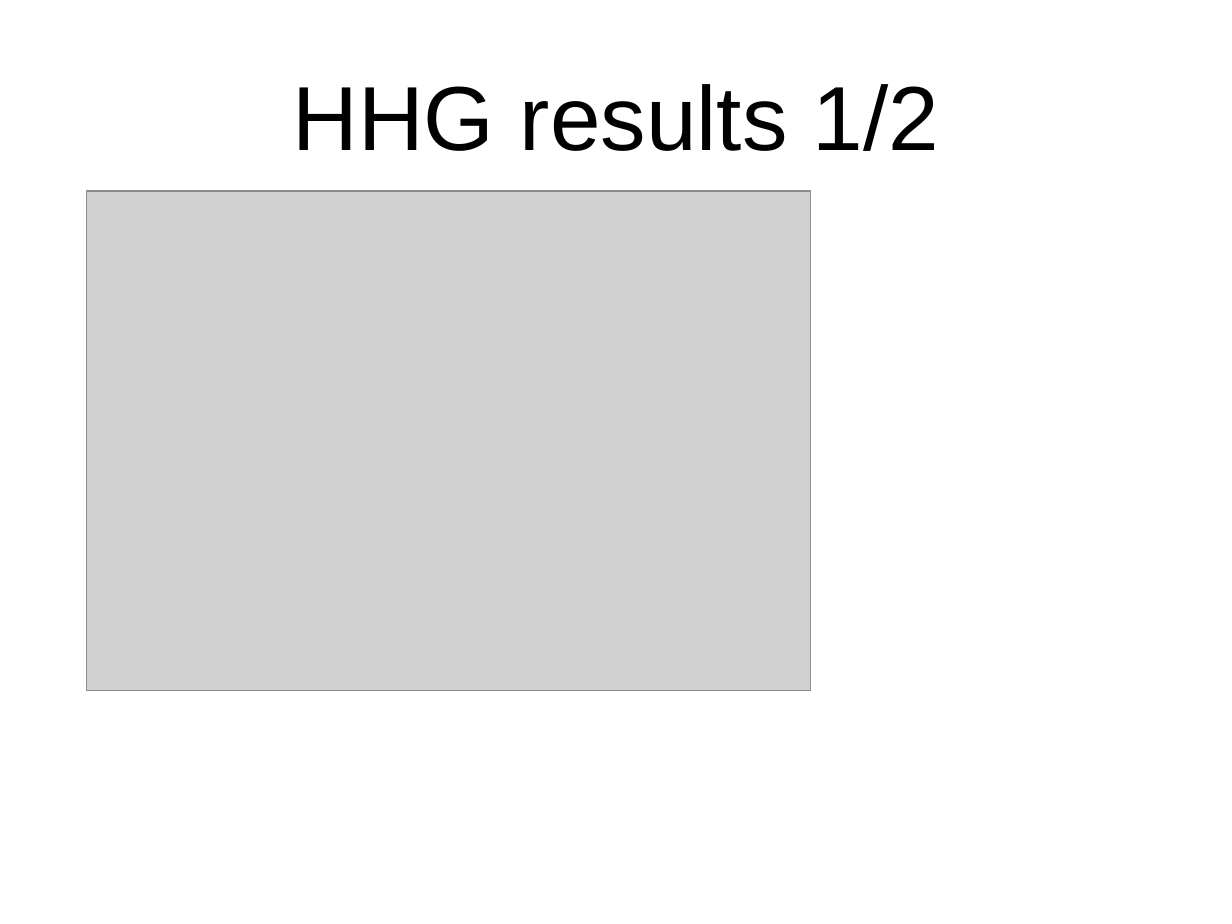
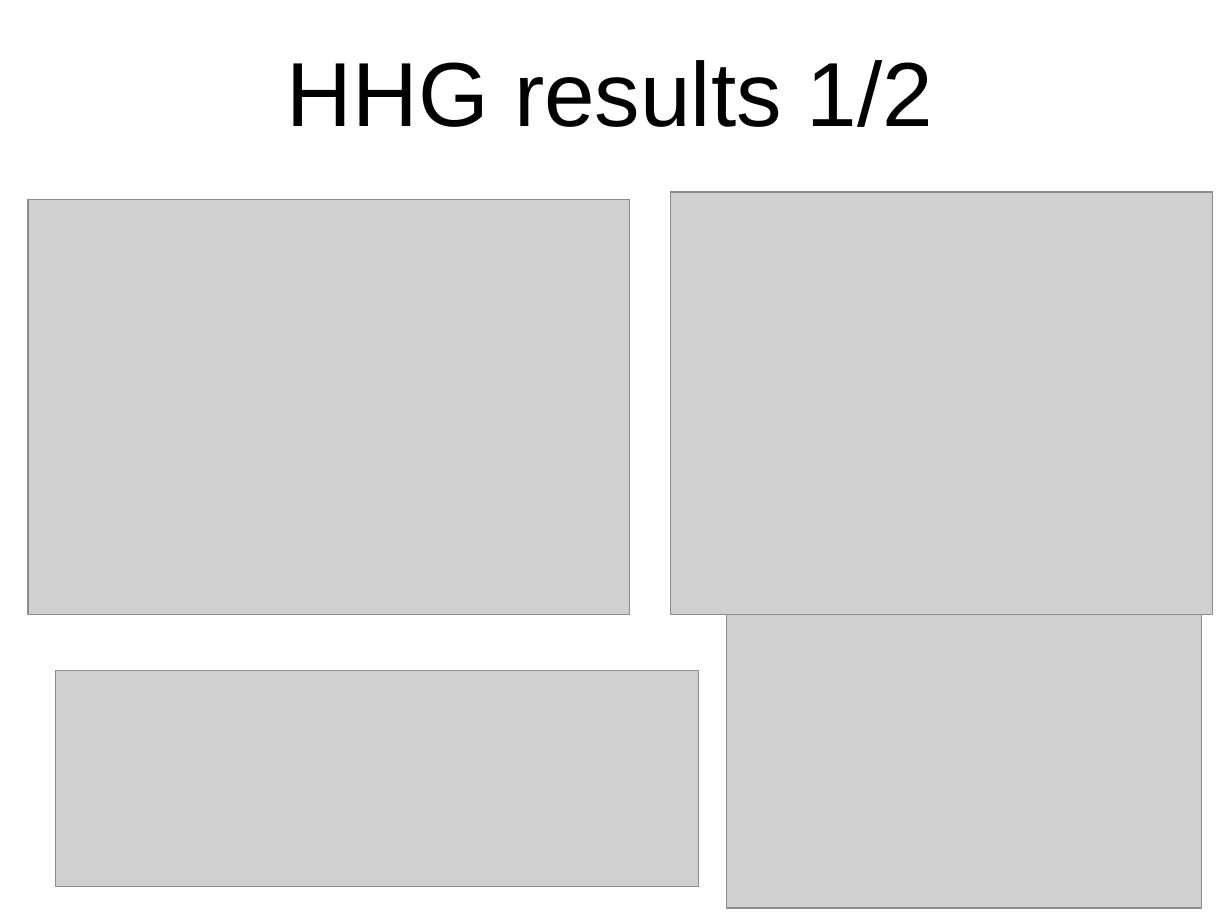
Before and after one commit to attacc/JuliaCodes, a slide deck: slide 4 of Presentation/some_slides_hhg.odp (slide 2 before the commit). Drawn at 1232x924 pixels with LibreOffice and Linux fonts; fonts in the diff are those of the drawing; grey boxes stand for pictures. Boxes give left, top, right and bottom in pixels: in the first picture for what was removed or moved away, otherwise in the second. Text is boxed around its words. In the diff, an @@ line names an element or a change of style, - is before the commit and + after.

```diff
--- a/Presentation/some_slides_hhg.odp
+++ b/Presentation/some_slides_hhg.odp
@@ title "HHG results 1/2" moved from (x1=293, y1=84, x2=939, y2=151) to (x1=287, y1=60, x2=933, y2=127) @@
@@ picture resized from (x1=87, y1=191, x2=811, y2=691) to (x1=28, y1=199, x2=631, y2=615) @@
@@ picture added at (x1=671, y1=192, x2=1213, y2=615) @@
@@ picture added at (x1=727, y1=615, x2=1202, y2=908) @@
@@ picture added at (x1=56, y1=671, x2=699, y2=888) @@
```
Also in this commit, not shown: 2 other slides changed, 2 slides added, 6 other files.
